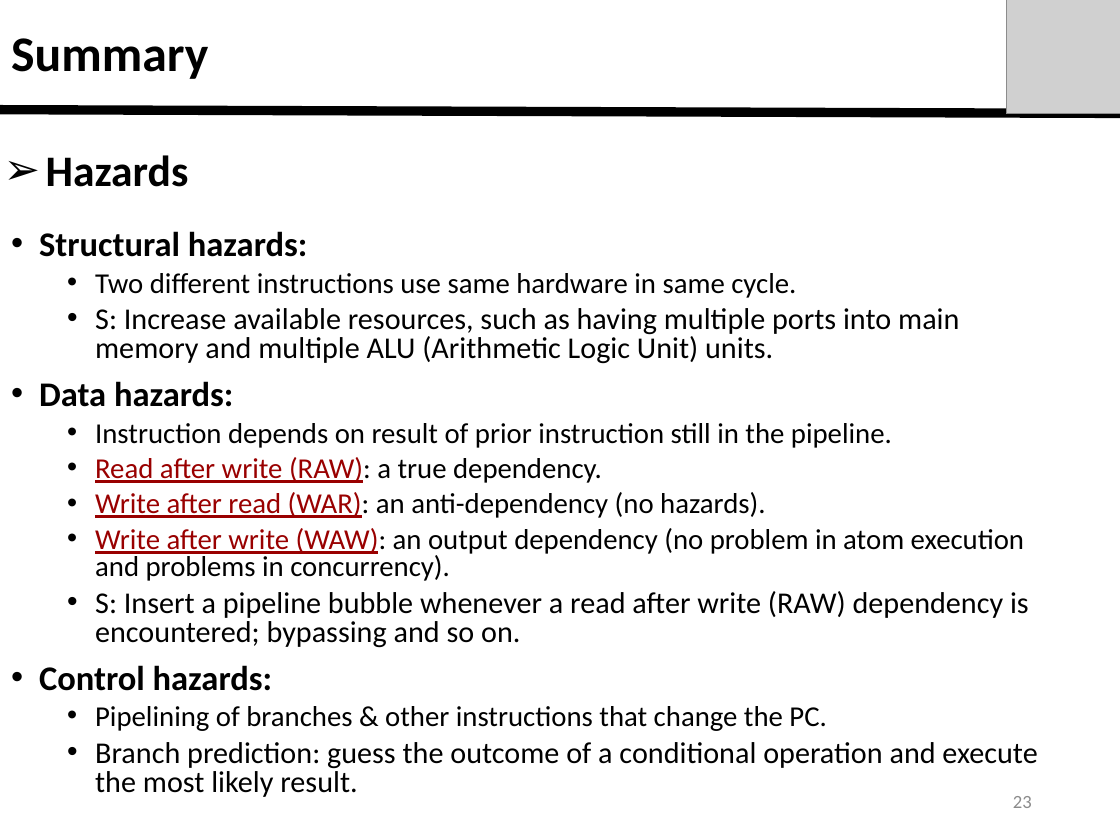
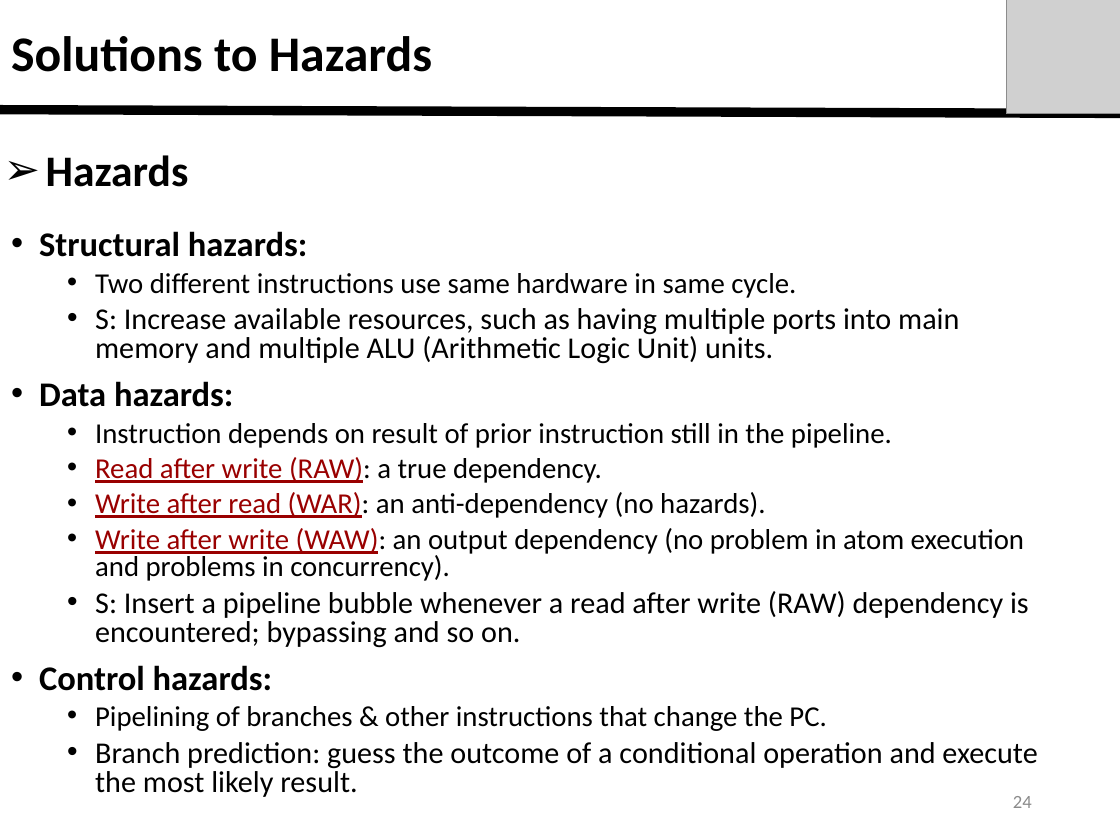
Before and after one commit to zouan616/Job-Hunting, a slide deck: slide 24 of lecture.pptx (slide 23 before the commit). Drawn at 1120x840 pixels with LibreOffice and Linux fonts; fonts in the diff are those of the drawing; grey boxes stand for pictures. Boxes give left, top, right and bottom in pixels: in the first picture for what was removed or moved away, otherwise in the second. Text is boxed around its words. In the diff, an @@ line names an element or a change of style, - is before the commit and + after.

```diff
--- a/lecture.pptx
+++ b/lecture.pptx
@@ title at (11, 36, 432, 72): text changed @@
-Summary
+Solutions to Hazards
@@ page number at (1013, 796, 1032, 808): text changed @@
-23
+24
```
Also in this commit, not shown: 4 other slides changed, 1 slide added.
